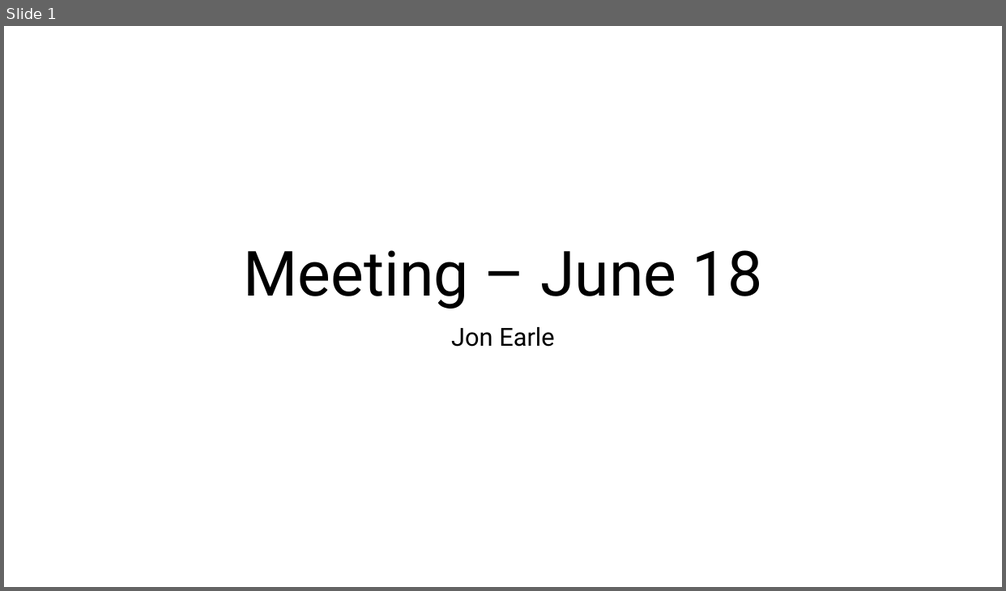
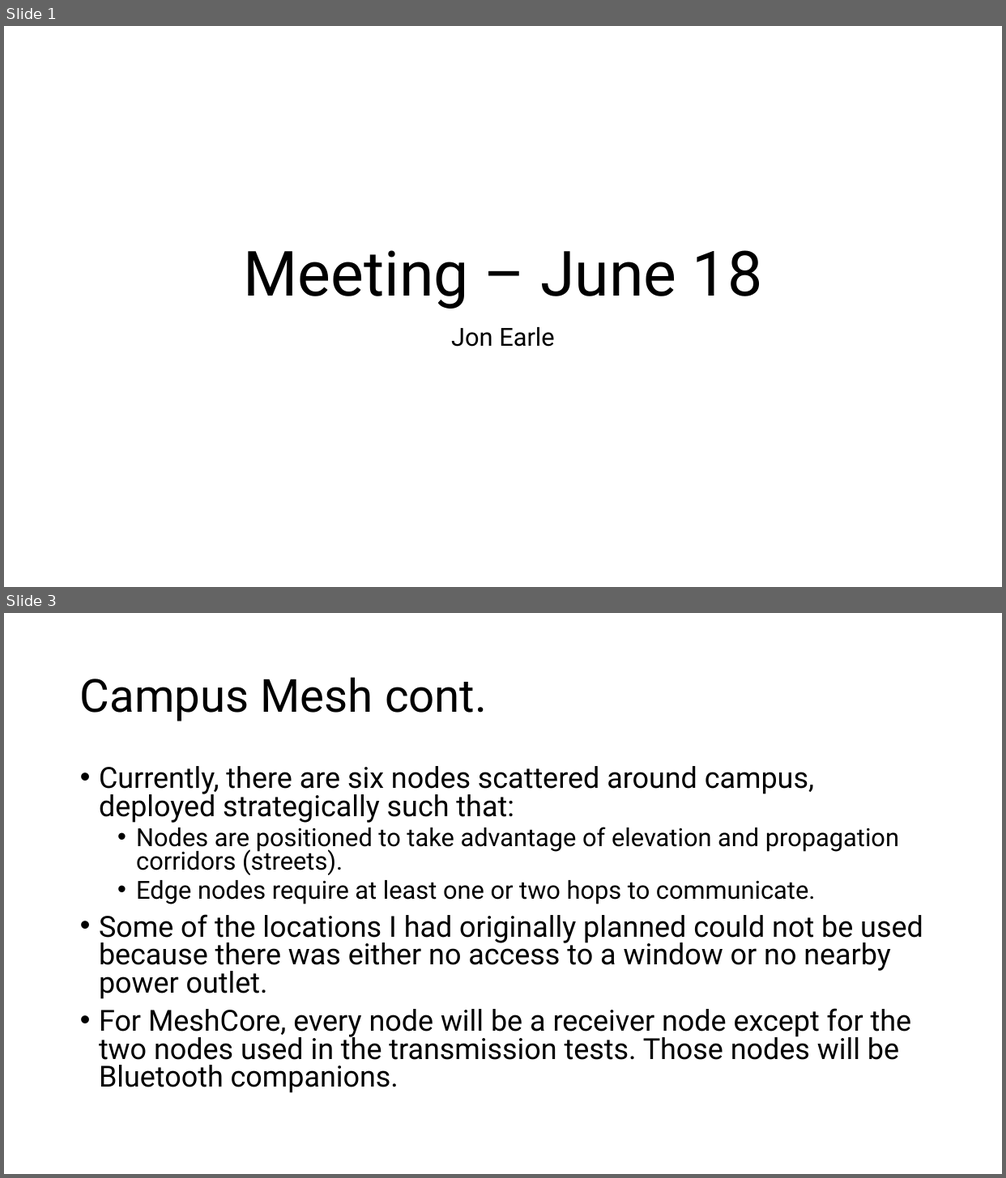
Before and after one commit to jonearle/usra2026, a slide deck: Presentations/week6presentation.pptx. Shown one above the other, each under a label of ours: slide 1 before the commit, slides 1 and 3 after it; the slides between them are not shown. The pictures are 1006x591 and 1006x1178 pixels, drawn with LibreOffice and Linux fonts; fonts in the diff are those of the drawing. Boxes give left, top, right and bottom in pixels: in the first picture for what was removed or moved away, otherwise in the second. Text is boxed around its words. In the diff, an @@ line names an element or a change of style, - is before the commit and + after.

```diff
--- a/Presentations/week6presentation.pptx
+++ b/Presentations/week6presentation.pptx
@@ slide 3 added at <box>4,613,1002,1174</box>, background #FFFFFF @@
@@ title added at <box>80,677,487,722</box>, 44 pt, text #000000 @@
+Campus Mesh cont.
@@ text added at <box>99,766,923,1093</box>, 28 pt, text #000000 @@
+• Currently, there are six nodes scattered around campus, deployed strategically such that:
+  • Nodes are positioned to take advantage of elevation and propagation corridors (streets).
+  • Edge nodes require at least one or two hops to communicate.
+• Some of the locations I had originally planned could not be used because there was either no access to a window or no nearby power outlet.
+• For MeshCore, every node will be a receiver node except for the two nodes used in the transmission tests. Those nodes will be Bluetooth companions.
```
Also in this commit, not shown: 6 other slides added, 16 other files.
